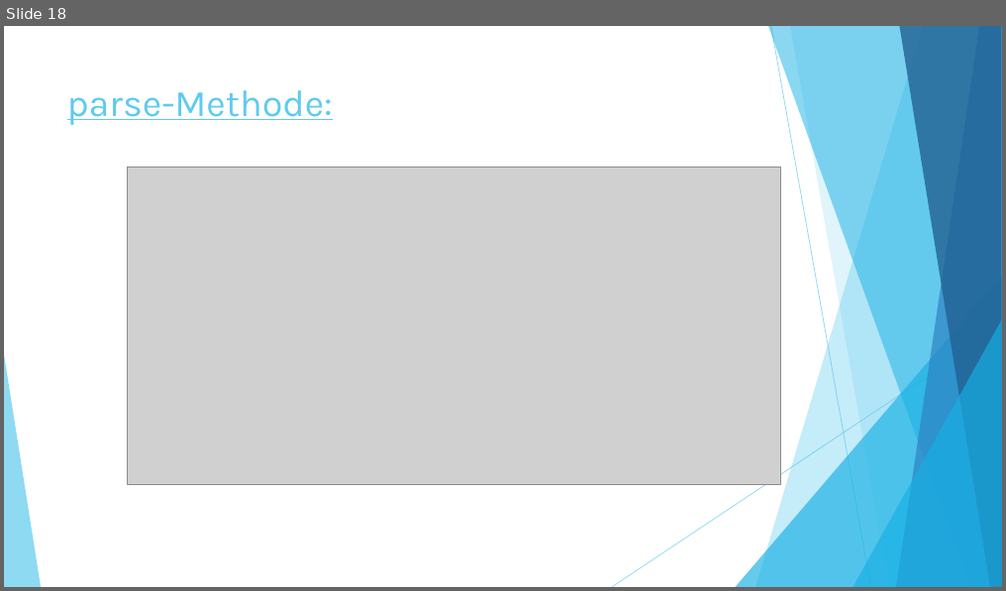
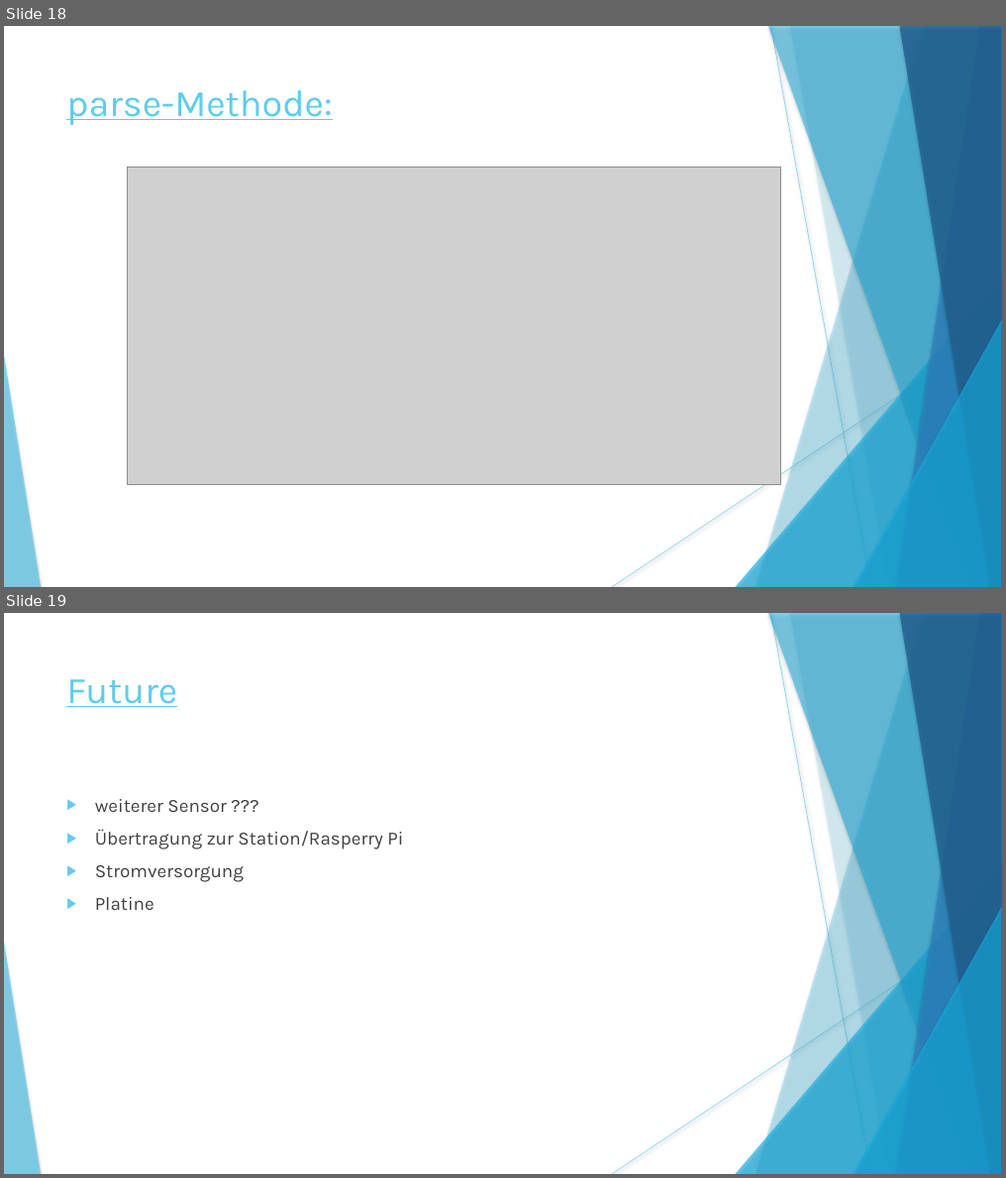
Before and after one commit to rinnerfabian/unistuff, a slide deck: 5. Semester/IoT/iot/powerPoint.pptx. Shown one above the other, each under a label of ours: slide 18 before the commit, slides 18 and 19 after it. The pictures are 1006x591 and 1006x1178 pixels, drawn with LibreOffice and Linux fonts; fonts in the diff are those of the drawing; grey boxes stand for pictures. Boxes give left, top, right and bottom in pixels: in the first picture for what was removed or moved away, otherwise in the second. Text is boxed around its words. In the diff, an @@ line names an element or a change of style, - is before the commit and + after.

```diff
--- a/5. Semester/IoT/iot/powerPoint.pptx
+++ b/5. Semester/IoT/iot/powerPoint.pptx
@@ slide 19 added at [4, 613, 1002, 1174], background #FFFFFF; not listed: 10 template elements that a slide beside it also shows @@
@@ text added at [66, 679, 177, 707], 36 pt, text #5FCBEF, underline @@
+Future
@@ text added at [95, 799, 403, 910], 18 pt, text #404040 @@
+▶ weiterer Sensor ???
+▶ Übertragung zur Station/Rasperry Pi
+▶ Stromversorgung
+▶ Platine
@@ slide 18 changed as well @@
@@ line (771, 26) - (871, 587): stroke #5FCBEF 0.75 pt to #5FCBEF 0.74 pt @@
@@ freeform shape at [790, 26, 1002, 587]: shadow on; outline redrawn @@
@@ line (1002, 328) - (612, 587): stroke #5FCBEF 0.75 pt to #5FCBEF 0.74 pt @@
@@ shadow on in 7 elements at [755, 26, 1002, 587], [736, 275, 1002, 587], [768, 26, 1002, 587], [896, 26, 1002, 587], [899, 26, 1002, 587], [853, 320, 1002, 587], [4, 355, 41, 587] @@
```
Also in this commit, not shown: 17 other slides changed, 1 slide removed.
